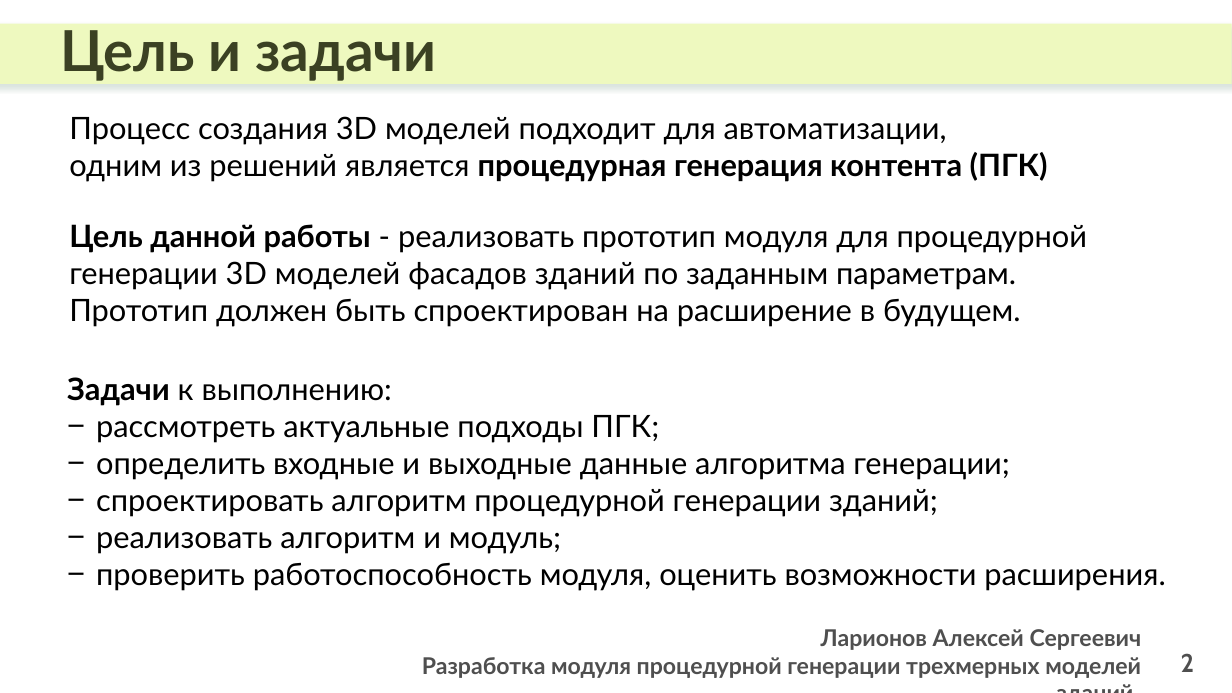
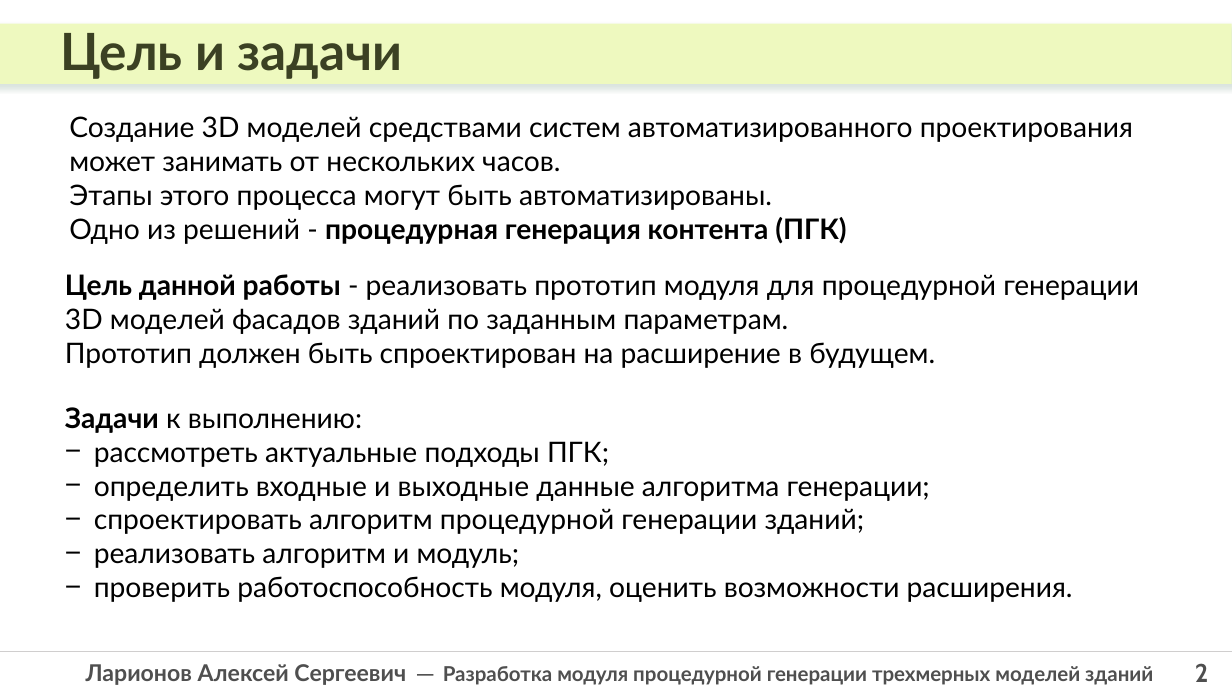
Before and after one commit to laralex/polytech-bachelor-thesis, a slide deck: slide 2 of defence/Ларионов_АС_ВКР_слайды.pptx. Drawn at 1232x693 pixels with LibreOffice and Linux fonts; fonts in the diff are those of the drawing. Boxes give left, top, right and bottom in pixels: in the first picture for what was removed or moved away, otherwise in the second. Text is boxed around its words. In the diff, an @@ line names an element or a change of style, - is before the commit and + after.

```diff
--- a/defence/Ларионов_АС_ВКР_слайды.pptx
+++ b/defence/Ларионов_АС_ВКР_слайды.pptx
@@ text "Цель и задачи" at box(60, 33, 402, 79): size 44 to 40 pt @@
@@ text at box(69, 116, 1133, 244): text changed; size 24 to 22 pt @@
-Процесс создания 3D моделей подходит для автоматизации,
-одним из решений является процедурная генерация контента (ПГК)
+Создание 3D моделей средствами систем автоматизированного проектирования может занимать от нескольких часов.
+Этапы этого процесса могут быть автоматизированы.
+Одно из решений - процедурная генерация контента (ПГК)
@@ text "Цель данной работы - реализовать ..." at box(65, 274, 1139, 368): size 24 to 22 pt @@
@@ text "Цель данной работы - реализовать ...": place and size @@
-text "Цель данной работы - реализовать ..." at box(69, 224, 1088, 327)
+text "Цель данной работы - реализовать ..." at box(65, 274, 1139, 368)
@@ text "Задачи к выполнению:": place and size @@
-text "Задачи к выполнению:" at box(67, 377, 1165, 591)
+text "Задачи к выполнению:" at box(65, 407, 1073, 602)
@@ text "Задачи к выполнению:" at box(65, 407, 1073, 602): size 24 to 22 pt @@
@@ line added from (0, 652) to (1232, 652), #D0CECE 1 pt @@
@@ page number: place and size @@
-page number at box(1181, 653, 1195, 672)
+page number at box(1195, 663, 1209, 682)
@@ page number at box(1195, 663, 1209, 682): alignment right to centre @@
@@ text at box(86, 664, 1153, 685): text changed; size 18 to 16 pt @@
-Ларионов Алексей Сергеевич
-Разработка модуля процедурной генерации трехмерных моделей зданий
+Ларионов Алексей Сергеевич ─ Разработка модуля процедурной генерации трехмерных моделей зданий
```
Also in this commit, not shown: 14 other slides changed, 1 slide added, 3 other files.
